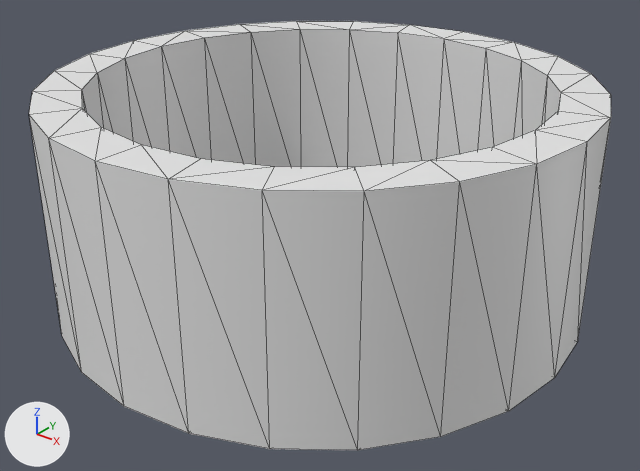
The FBX model GameProjectTwo/Assets/Meshes/Fog/JatteSnyggTube.fbx: old version first, new version second.
Before and after are seen from a 50 mm lens placed at (2.31, -2.89, 2.06), pointed at (0.05, -0.07, 0.31). The axes (+X, +Y, +Z) are drawn at lower left. The lights are the same throughout. Mesh edges are drawn as thin lines. Where no turn or scale is listed for an object, it has been applied to the vertices.

Objects in the first picture: 'Tube001'.
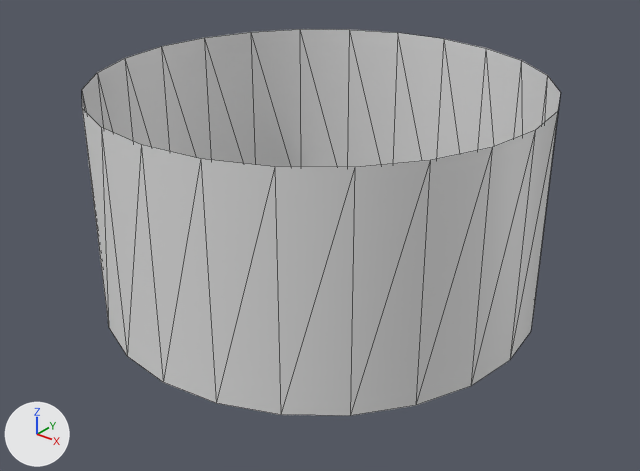
The edits, one by one:
me_mesh is used by ob_tube001; location (0.0, 0.0, 0.0).
me_mesh had 96 vertices, 192 faces and spanned x -1.2..1.2, y -1.2..1.2, z 0.0..1.0.
me_mesh now has 48 vertices, 48 faces and spans x -1.0..1.0, y -1.0..1.0, z 0.0..1.0.
Part 1, on me_mesh:
48 vertices are removed from x -1.2..1.2, y -1.2..1.2, z 0.0..1.0.
144 faces are deleted.

Location of each change, (x1, y1, x2, y2) in pixels of the pictures (640 x 471 px):
'Tube001', reshaped (18% narrower, 10% shorter)
    before: (29, 21, 611, 450)
    after: (82, 29, 560, 416)
part 1 of me_mesh, deleted
    before: (29, 21, 611, 450)
